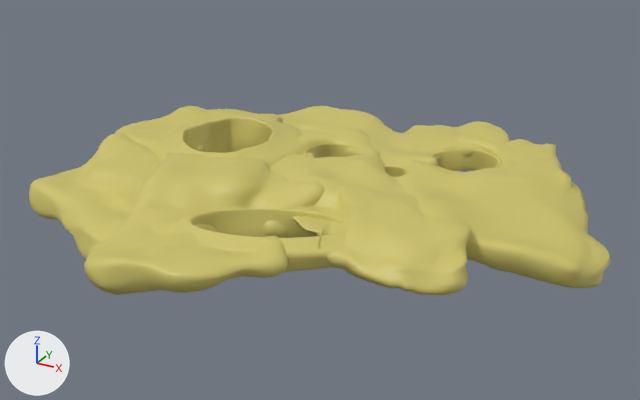
What one commit did to the FBX model Coralphyll/Assets/Meshes/Environment/CaveRoof/Level1Cheese.fbx.
Rendered twice from a 50 mm camera at (0.216, -2.241, 1.487) aimed at (-0.624, -0.713, 0.723). Lighting does not change. The marker at lower left points along +X, +Y and +Z. Where no turn or scale is listed for an object, it has been applied to the vertices.

In view in the first picture: 'Hole', 'Hole1', 'Hole2', 'Level__RoofBlock01', 'Level__RoofBlock02', 'Level__RoofBlock03', 'Level__RoofBlock04', 'Level__RoofBlock05', 'Level__RoofBlock06', 'Level__RoofBlock07'.
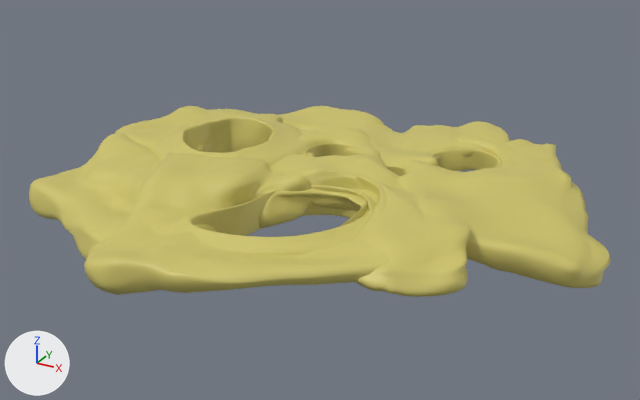
Commit message: ny level1 ochy level4 ost

What differs and where, as boxes (x1, y1, x2, y2) in the pictures (640 x 400 px; the box of a moved part takes in the faces that stretch with it):
'Level__RoofBlock06', reshaped (27% wider)
    before: (84, 152, 324, 295)
    after: (84, 152, 390, 295)
'Level__RoofBlock07', reshaped
    before: (265, 152, 471, 295)
    after: (260, 152, 471, 297)
'Hole2', reshaped
    before: (152, 208, 346, 272)
    after: (152, 185, 376, 255)
part 1 of me_mesh_011, moved or reshaped
    before: (177, 163, 324, 293)
    after: (177, 163, 390, 293)
part 2 of me_mesh_012, moved or reshaped
    before: (265, 156, 440, 295)
    after: (260, 155, 440, 297)
part 3 of me_mesh_003, moved or reshaped
    before: (209, 208, 346, 272)
    after: (209, 185, 376, 255)

What the commit changed:
me_mesh_011 is used by ob_level__roofblock06; location (-0.759, -1.064, 0.765).
me_mesh_011 had 4738 vertices, 4736 faces and spanned x -0.273..0.246, y -0.148..0.345, z -0.103..0.044.
me_mesh_011 now has 4738 vertices, 4736 faces and spans x -0.273..0.426, y -0.148..0.345, z -0.103..0.044.
me_mesh_011 part 1: 2339 of 4738 vertices moved; they spanned x -0.011..0.246, y -0.104..0.341, z -0.075..0.043 and now span x -0.012..0.426, y -0.105..0.342, z -0.075..0.043; mean shift (0.025, 0.025, 0.0); largest move (0.216, 0.038, 0.003) -> (0.407, 0.127, 0.003).
me_mesh_012 is used by ob_level__roofblock07; location (-0.533, -0.895, 0.767).
me_mesh_012 had 13314 vertices, 13312 faces and spanned x -0.283..0.311, y -0.092..0.345, z -0.069..0.03.
me_mesh_012 now has 13314 vertices, 13312 faces and spans x -0.283..0.311, y -0.114..0.345, z -0.069..0.03.
me_mesh_012 part 2: 9998 of 13314 vertices moved; they spanned x -0.232..0.311, y -0.092..0.343, z -0.069..0.03 and now span x -0.232..0.31, y -0.114..0.343, z -0.069..0.03; mean shift (-0.002, 0.035, 0.0); largest move (-0.007, -0.02, -0.003) -> (0.014, 0.14, -0.003).
me_mesh_003 is used by ob_hole2; location (-0.604, -0.95, 0.736).
me_mesh_003 had 2400 vertices, 2400 faces and spanned x -0.22..0.216, y -0.132..0.133, z -0.037..0.036.
me_mesh_003 now has 2400 vertices, 2400 faces and spans x -0.22..0.22, y -0.132..0.253, z -0.037..0.036.
me_mesh_003 part 3: 1615 of 2400 vertices moved; they spanned x -0.15..0.216, y -0.086..0.133, z -0.037..0.036 and now span x -0.151..0.22, y -0.085..0.253, z -0.037..0.036; mean shift (-0.01, 0.076, 0.0); largest move (0.098, 0.043, -0.032) -> (0.094, 0.19, -0.032).
